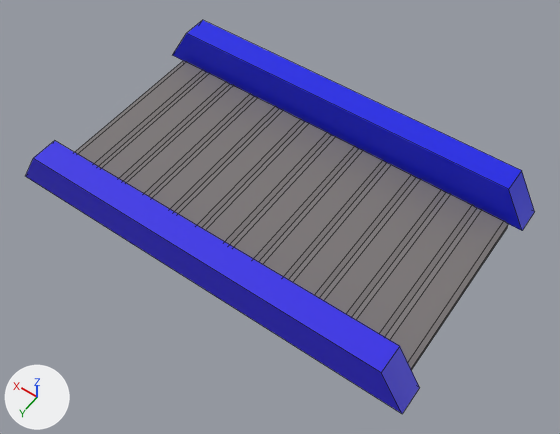
The Blender file blender/assets.blend as it was, and as the next commit left it.
Rendered twice from a 50 mm lens placed at (-5.41, 7.31, 10.93), pointed at (-0.7, 0.72, 0.57). Arrows for +X, +Y and +Z are at lower left; the lights stay in place. Mesh edges are drawn as thin lines.

Script lines for the objects in view, before the commit:
```python
me_cube = bpy.data.meshes.new('Cube')
me_cube.from_pydata([(0.58, 0.58, 0.56), (0.98, 0.98, 0.05), (0.58, -0.58, 0.56), (0.98, -0.98, 0.05), (-0.58, 0.58, 0.56), (-0.98, 0.98, 0.05), (-0.58, -0.58, 0.56), (-0.98, -0.98, 0.05)], [], [(0, 4, 6, 2), (3, 2, 6, 7), (7, 6, 4, 5), (5, 1, 3, 7), (1, 0, 2, 3), (5, 4, 0, 1)])
for i in [0]: me_cube.polygons[i].material_index = 1
me_cube.materials.append(mat_material)  # blue #282ce7
me_cube.materials.append(mat_barrelbits)  # black #2c2c2c
me_cube_001 = bpy.data.meshes.new('Cube.001')
me_cube_001.from_pydata(...)  # 50 vertices, 47 faces; spans x -1.37..0.93, y -0.47..0.47, z 0.6..2.17
# faces by material slot: [20, 4, 23]
me_cube_001.materials.append(mat_material)  # blue #282ce7
me_cube_001.materials.append(mat_barrel)  # grey #747474
me_cube_001.materials.append(mat_barrelbits)  # black #2c2c2c
me_cube_003 = bpy.data.meshes.new('Cube.003')
me_cube_003.from_pydata(...)  # 160 vertices, 108 faces; spans x -1.0..1.0, y -17.0..1.0, z -1.0..1.0
# faces by material slot: [6, 6, 96]
me_cube_003.materials.append(mat_material_001)  # blue #3126e7
me_cube_003.materials.append(mat_material_002)  # blue #131ce7
me_cube_003.materials.append(mat_deck)  # grey #7a7676
ob_antiaircraft = bpy.data.objects.new('AntiAircraft', me_cube_001)
ob_antiaircraft.location = (0.0, 0.0, 0.0)
ob_antiaircraft.hide_set(True)
ob_antiaircraftbase = bpy.data.objects.new('AntiAircraftBase', me_cube)
ob_antiaircraftbase.location = (0.0, 0.0, 0.0)
ob_antiaircraftbase.hide_set(True)
ob_bridge = bpy.data.objects.new('Bridge', me_cube_003)
ob_bridge.location = (-0.04, 2.05, 0.38)
ob_bridge.scale = (4.04, 0.264, 0.407)
```
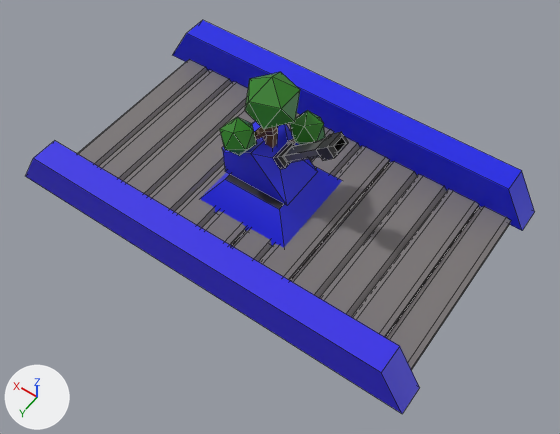
Commit message: added trees

The change, as JSON lines over the scene's bpy script:
```json
{"op": "add", "block": "mat_leaves", "code": ["mat_leaves = principled_material('Leaves')", "mat_leaves.base_color = (0.0237, 0.214, 0.0111)  # green #2b7f1b"]}
{"op": "add", "block": "mat_bark", "code": ["mat_bark = principled_material('Bark')", "mat_bark.base_color = (0.102, 0.0434, 0.00889)  # brown #5a3b18"]}
{"block": "me_cube_003", "where": "me_cube_003.from_pydata(...)  # 160 vertices, 108 faces; spans x -1.0..1.0, y -17.0..1.0, z -1.0..1.0"}
{"block": "me_cube_003", "where": "# used by ob_bridge; location = (-0.04, 2.05, 0.38); scale = (4.04, 0.264, 0.407)"}
{"block": "me_cube_003", "change": "me_cube_003 part 1: the loose piece of 12 vertices spanning x 0.7..0.9, y -14.6..-1.0, z -1.0..-0.7 is turned 0 degrees about the x axis through its middle and scaled by 1.03, then moved by (0.0, -0.2, -0.1)"}
{"block": "me_cube_003", "change": "me_cube_003 part 2: the loose piece of 12 vertices spanning x -0.2..0.0, y -14.6..-1.0, z -1.0..-0.7 is turned 0 degrees about the x axis through its middle and scaled by 1.03, then moved by (0.0, -0.2, -0.1)"}
{"block": "me_cube_003", "change": "me_cube_003 part 3: the loose piece of 12 vertices spanning x -0.5..-0.3, y -14.6..-1.0, z -1.0..-0.7 is turned 0 degrees about the z axis through its middle and scaled by 1.03, then moved by (0.0, -0.2, -0.1)"}
{"block": "me_cube_003", "change": "me_cube_003 part 4: 48 of the vertices in x -0.9..0.7, y -14.6, z -1.0..-0.7 are moved by (0.0, -0.4, 0.0)"}
{"block": "me_cube_003", "change": "me_cube_003 part 5: 6 of the vertices in x -0.8..0.6, y -1.0, z -0.7 are moved by (0.0, 0.0, -0.2)"}
{"op": "add", "block": "me_cylinder", "code": ["me_cylinder = bpy.data.meshes.new('Cylinder')", "me_cylinder.from_pydata(...)  # 94 vertices, 114 faces; spans x -0.71..0.63, y -0.8..0.77, z -0.25..2.54", "# faces by material slot: [54, 60]", "me_cylinder.materials.append(mat_bark)  # brown #5a3b18", "me_cylinder.materials.append(mat_leaves)  # green #2b7f1b"]}
{"op": "remove", "block": "ob_antiaircraftbase", "code": "ob_antiaircraftbase.hide_set(True)"}
{"op": "remove", "block": "ob_antiaircraft", "code": "ob_antiaircraft.hide_set(True)"}
{"op": "add", "block": "ob_tree1", "code": ["ob_tree1 = bpy.data.objects.new('Tree1', me_cylinder)", "ob_tree1.location = (0.0, 0.0, 0.22)"]}
```

Changed parts and their boxes [x1, y1, x2, y2] in the pictures (560 x 434 px; the box of a moved part takes in the faces that stretch with it):
```json
{"object": "AntiAircraftBase", "change": "shown", "after": [200, 165, 342, 247]}
{"object": "AntiAircraft", "change": "shown", "after": [222, 121, 348, 206]}
{"object": "Tree1", "change": "added", "after": [220, 72, 325, 156], "on screen": "green", "faces in mat_leaves (green #2b7f1b)": [220, 72, 325, 156], "faces in mat_bark (brown #5a3b18)": [254, 126, 295, 148]}
{"part": 1, "of": "me_cube_003", "change": "moved or reshaped", "before": [75, 61, 206, 166], "after": [77, 60, 208, 166]}
{"part": 2, "of": "me_cube_003", "change": "moved or reshaped", "before": [230, 135, 358, 262], "after": [232, 137, 360, 262]}
{"part": 3, "of": "me_cube_003", "change": "moved or reshaped", "before": [288, 163, 416, 298], "after": [290, 162, 417, 298]}
{"part": 4, "of": "me_cube_003", "change": "moved or reshaped", "before": [98, 72, 508, 370], "after": [98, 70, 511, 370]}
{"part": 5, "of": "me_cube_003", "change": "moved or reshaped", "before": [119, 82, 481, 340], "after": [119, 80, 483, 340]}
```
